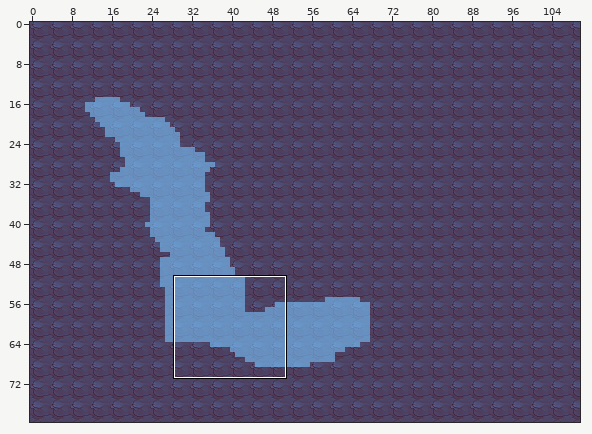
An edit to a level. Tiled map, res/maps/level_5/map.tmx. Above, an overview of the earlier version with the close-up marked.
Close-up. Before the edit:
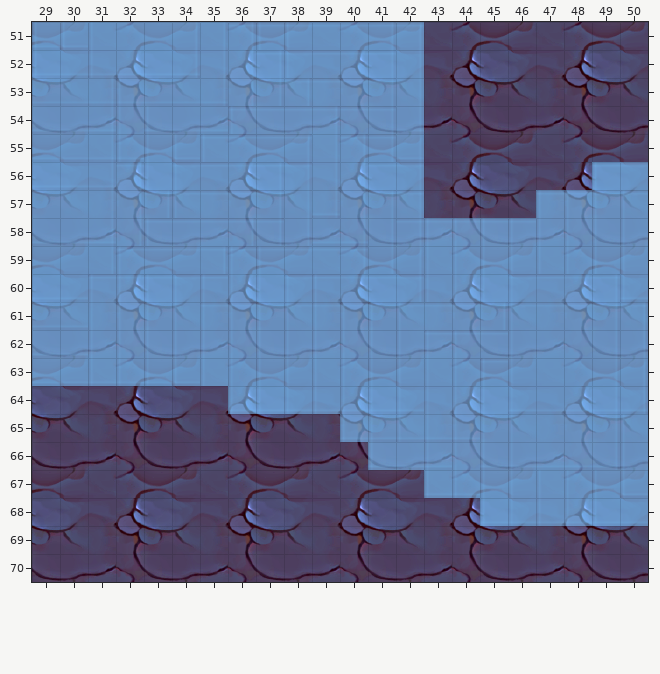
Cells are 32x32 px. Shown: x 29..50, y 51..70. The commit also changed other parts of the map, which this record leaves out.
The same view after the edit:
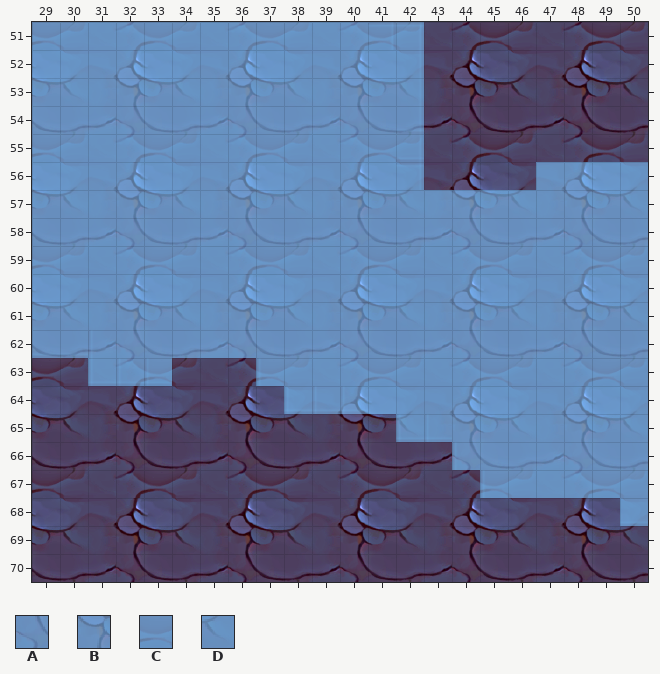
Key: from "background": A 76, B 77, C 204, D 205.
_ is an empty cell.
Tiles replaced or removed in this view: A, C, D.
See-through tiles are keyed as they look on the map.
The exact change:
Changed rows in their new state; . is an unchanged cell.
Layer "onground":
first column x 43:
56 ....BB
57 BBBB..
first column x 29:
63 __...___.............
64 .......__............
65 ...........__........
66 ............___......
67 ..............__.....
68 ................_____
Changed places in both close-ups, as pixel boxes (x1, y1, x2, y2):
added: (424, 162, 592, 218)
removed: (32, 358, 88, 386)
removed: (172, 358, 284, 414)
removed: (340, 414, 620, 526)
